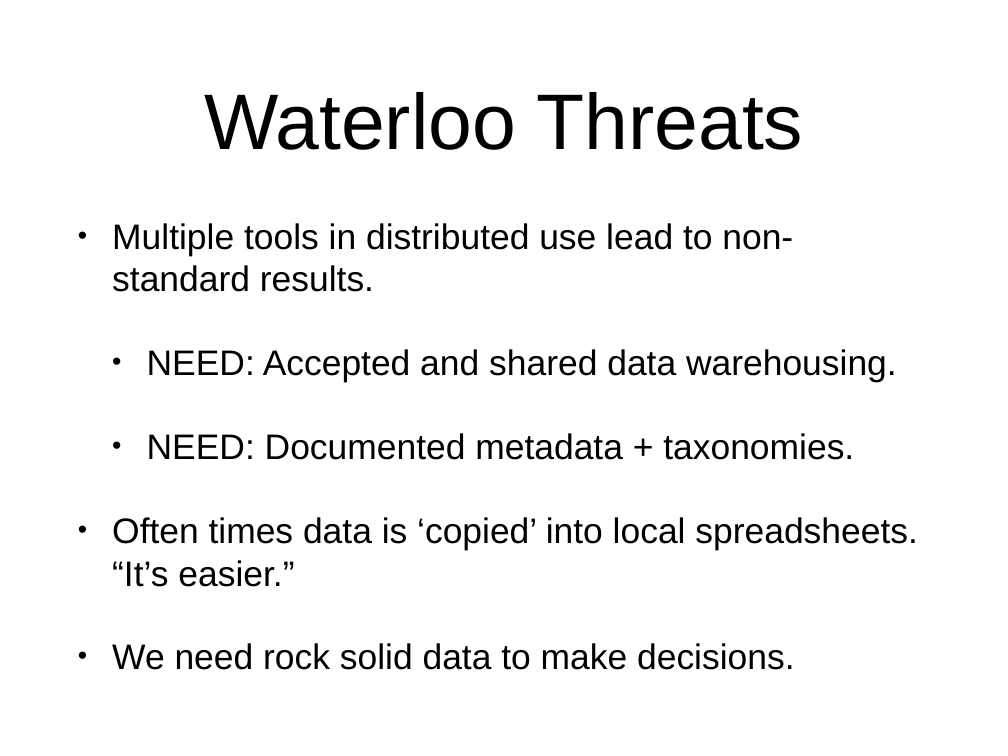
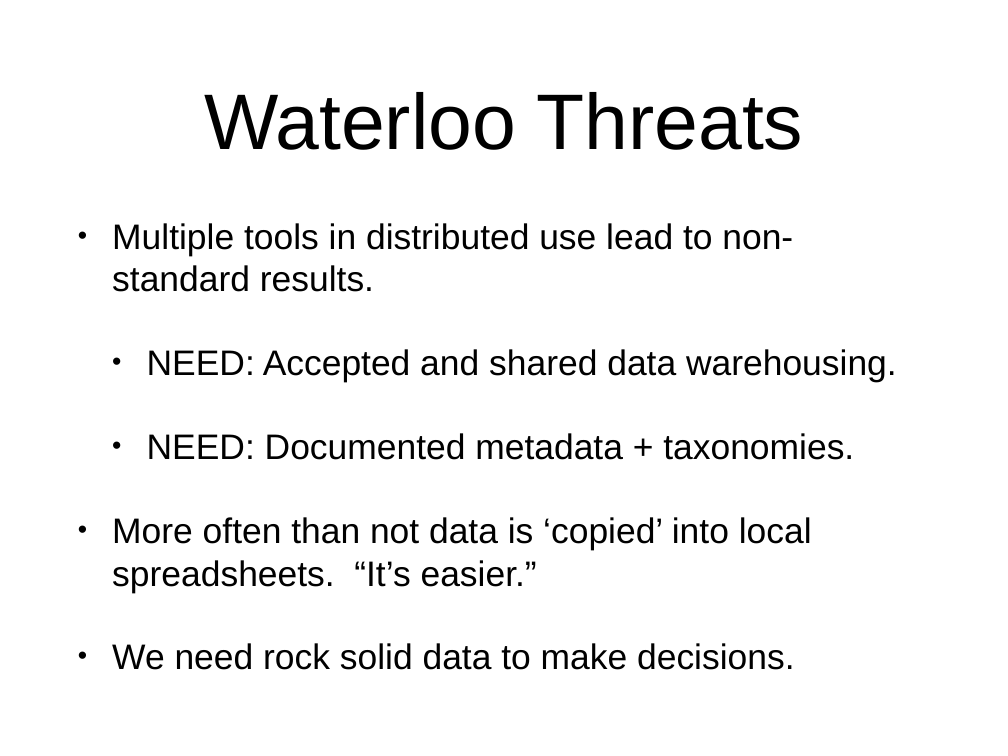
Before and after one commit to colinbellCA/presentation-ontario-connections-101, a slide deck: slide 42 of SK2016-HE_Data_Management.pptx (slide 40 before the commit). Drawn at 1008x756 pixels with LibreOffice and Linux fonts; fonts in the diff are those of the drawing. Boxes give left, top, right and bottom in pixels: in the first picture for what was removed or moved away, otherwise in the second. Text is boxed around its words. In the diff, an @@ line names an element or a change of style, - is before the commit and + after.

```diff
--- a/SK2016-HE_Data_Management.pptx
+++ b/SK2016-HE_Data_Management.pptx
@@ text at <box>112,517,812,593</box>: text changed @@
-• Often times data is ‘copied’ into local spreadsheets. “It’s easier.”
+• More often than not data is ‘copied’ into local spreadsheets. “It’s easier.”
```
Also in this commit, not shown: 3 other slides changed, 2 slides added, 2 other files.
